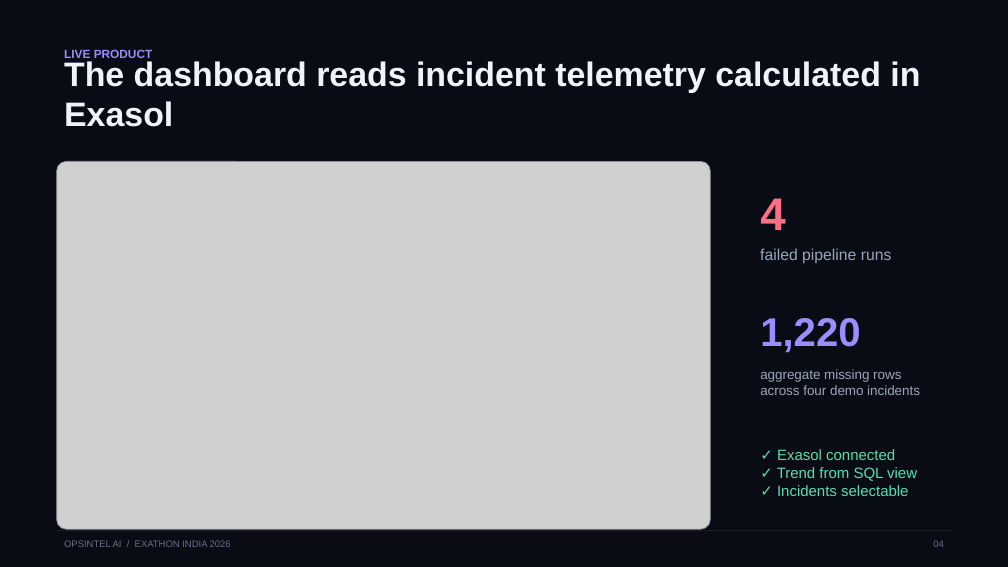
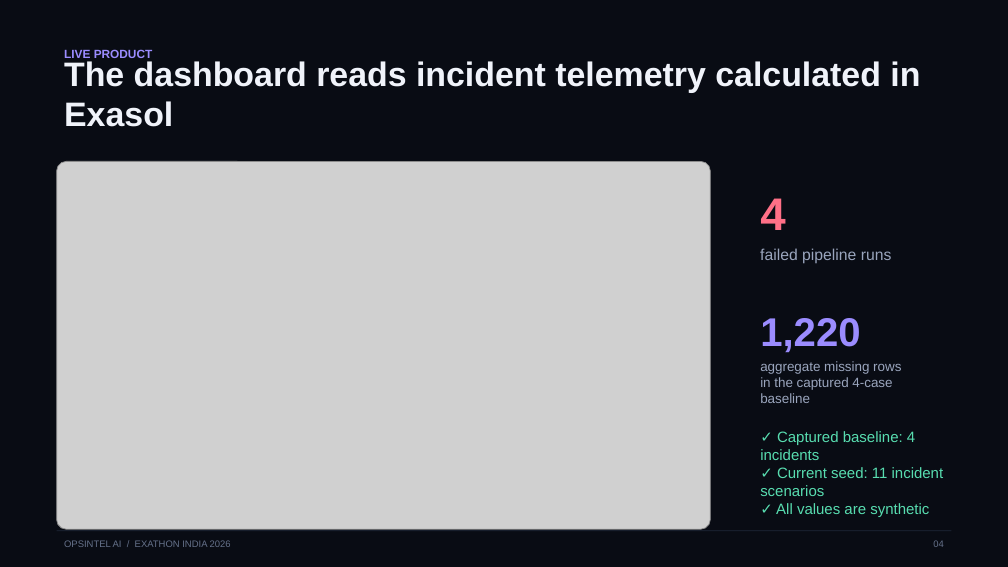
Before and after one commit to Anafa-thabassum/opsintel-ai, a slide deck: slide 4 of submission/opsintel-ai-pitch-deck.pptx. Drawn at 1008x567 pixels with LibreOffice and Linux fonts; fonts in the diff are those of the drawing; grey boxes stand for pictures. Boxes give left, top, right and bottom in pixels: in the first picture for what was removed or moved away, otherwise in the second. Text is boxed around its words. In the diff, an @@ line names an element or a change of style, - is before the commit and + after.

```diff
--- a/submission/opsintel-ai-pitch-deck.pptx
+++ b/submission/opsintel-ai-pitch-deck.pptx
@@ text at (x1=760, y1=361, x2=901, y2=403): text changed @@
-aggregate missing rows across four demo incidents
+aggregate missing rows
+in the captured 4-case baseline
@@ text at (x1=760, y1=431, x2=944, y2=517): text changed @@
-✓ Exasol connected
-✓ Trend from SQL view
-✓ Incidents selectable
+✓ Captured baseline: 4 incidents
+✓ Current seed: 11 incident scenarios
+✓ All values are synthetic
```
Also in this commit, not shown: 5 other slides changed, 1 slide added, 46 other files.
